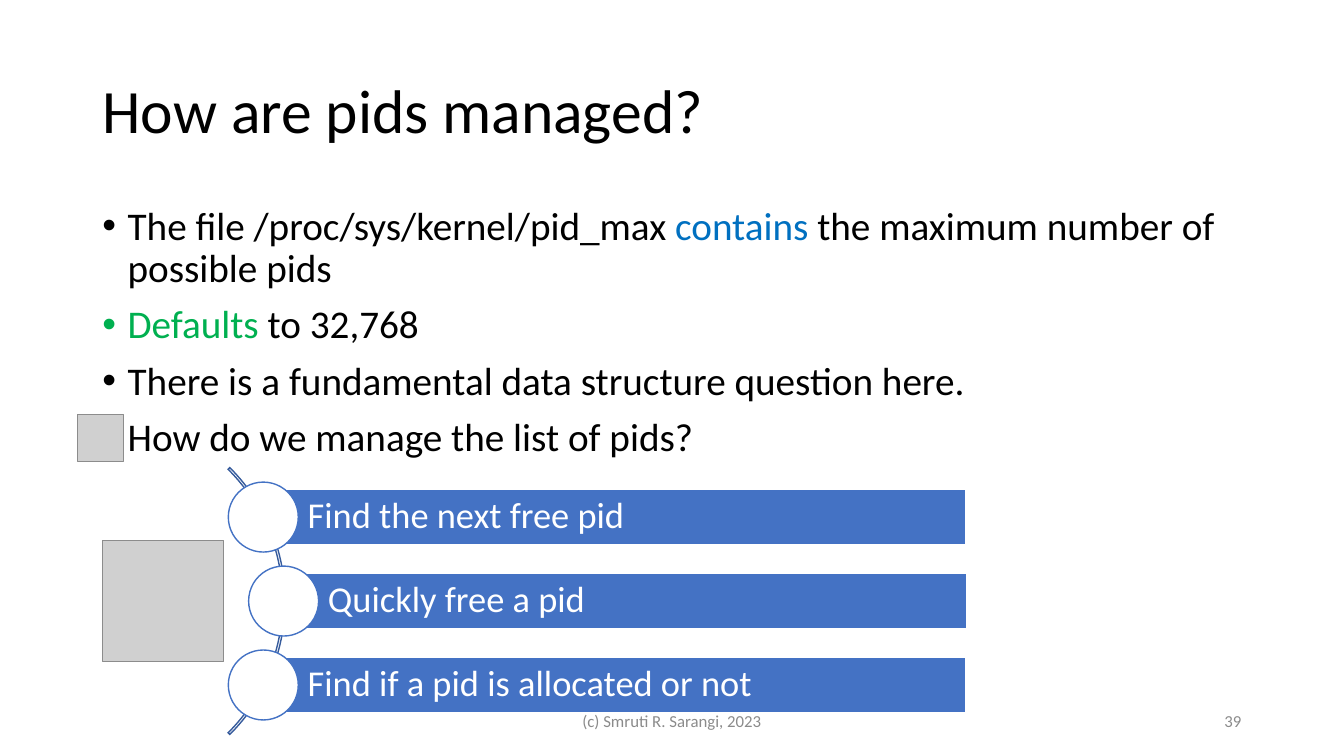
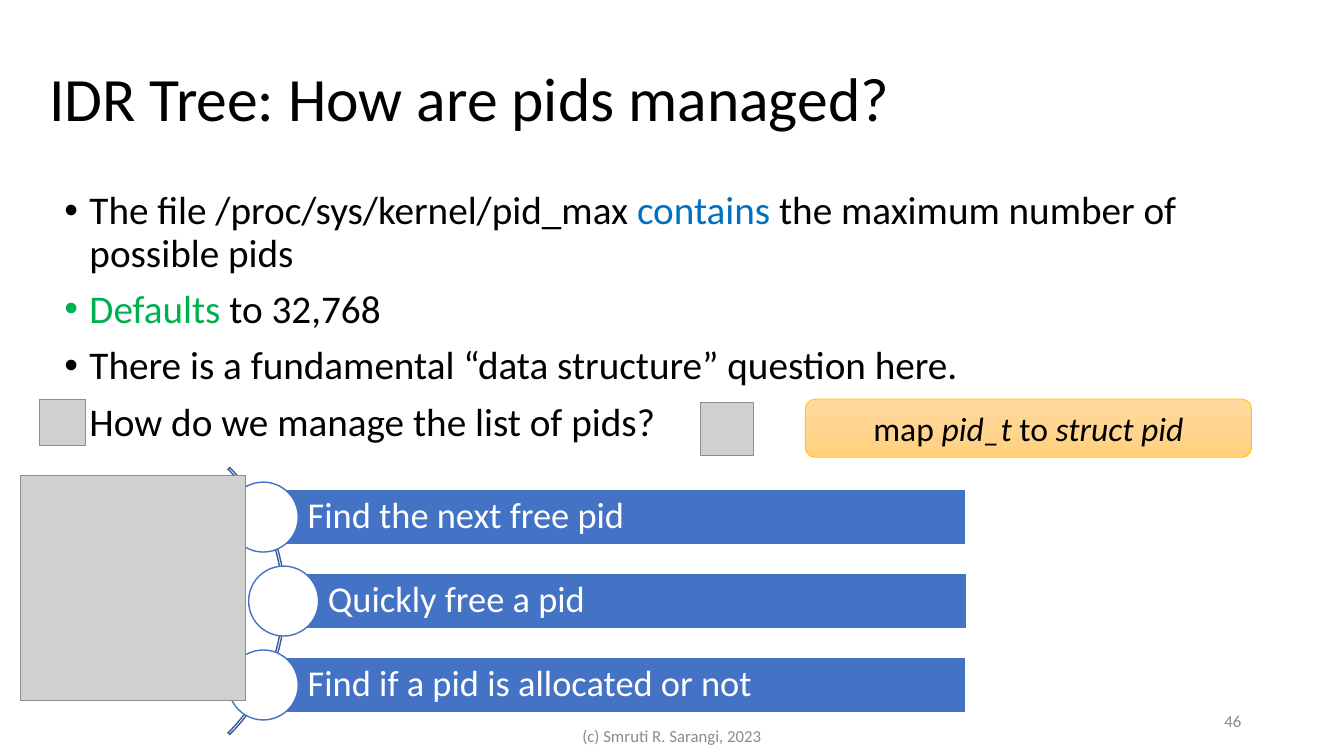
Before and after one commit to srsarangi/srsarangi.github.io, a slide deck: slide 46 of osbook/slides/3.processes.pptx (slide 39 before the commit). Drawn at 1344x756 pixels with LibreOffice and Linux fonts; fonts in the diff are those of the drawing; grey boxes stand for pictures. Boxes give left, top, right and bottom in pixels: in the first picture for what was removed or moved away, otherwise in the second. Text is boxed around its words. In the diff, an @@ line names an element or a change of style, - is before the commit and + after.

```diff
--- a/osbook/slides/3.processes.pptx
+++ b/osbook/slides/3.processes.pptx
@@ title at [49,78,888,132]: text changed @@
-How are pids managed?
+IDR Tree: How are pids managed?
@@ text "The file /proc/sys/kernel/pid_max contains the ...": place and size @@
-text "The file /proc/sys/kernel/pid_max contains the ..." at [128,212,1215,458]
+text "The file /proc/sys/kernel/pid_max contains the ..." at [89,196,1177,443]
@@ text at [89,351,958,386]: text changed @@
-• There is a fundamental data structure question here.
+• There is a fundamental “data structure” question here.
@@ picture: place and size @@
-picture at [78,414,124,461]
+picture at [39,399,86,446]
@@ picture added at [701,402,754,455] @@
@@ rounded rectangle added at [806,399,1252,458], fill gradient #FFDB9E to #FFD590 to #FFD07C, outline #FFC000 0.5 pt, 24 pt, text #000000, italic @@
+map pid_t to struct pid
@@ picture added at [21,476,246,701] @@
@@ picture removed at [103,540,225,662] @@
@@ text "(c) Smruti R. Sarangi, 2023": place and size @@
-text "(c) Smruti R. Sarangi, 2023" at [582,715,761,730]
+text "(c) Smruti R. Sarangi, 2023" at [582,730,761,745]
@@ page number at [1224,716,1241,727]: text changed @@
-39
+46
```
Also in this commit, not shown: 17 other slides changed, 2 slides added, 2 other files.
